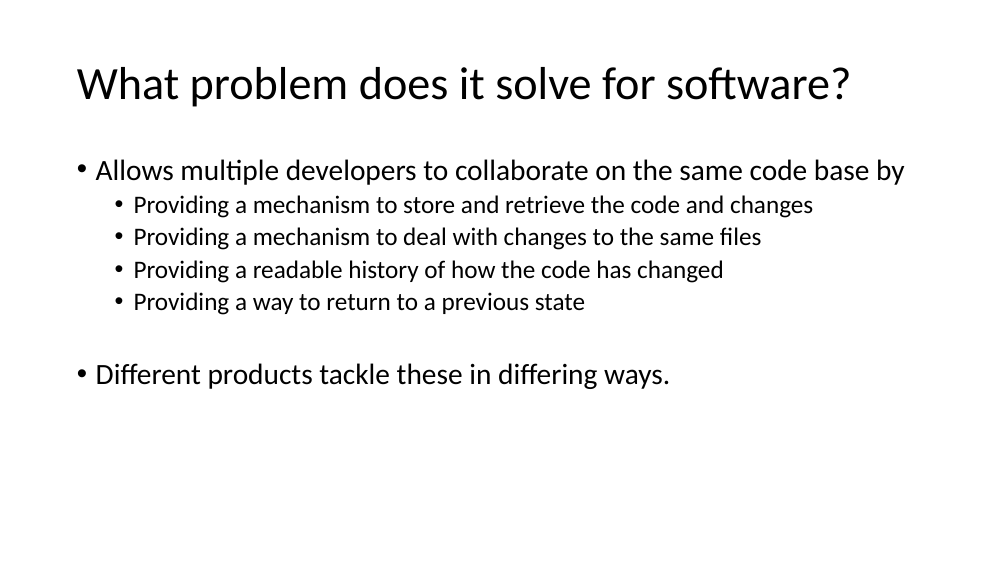
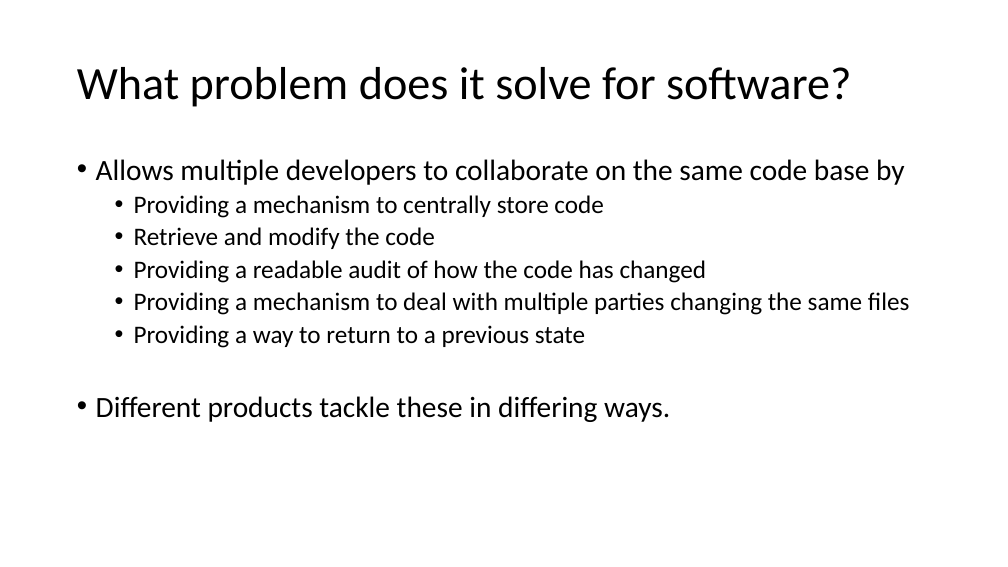
Before and after one commit to milodotnet/bootcamp, a slide deck: slide 5 of SourceControlPresentation.pptx (slide 4 before the commit). Drawn at 1008x567 pixels with LibreOffice and Linux fonts; fonts in the diff are those of the drawing. Boxes give left, top, right and bottom in pixels: in the first picture for what was removed or moved away, otherwise in the second. Text is boxed around its words. In the diff, an @@ line names an element or a change of style, - is before the commit and + after.

Commit message:
refactor some of the content in the history section

```diff
--- a/SourceControlPresentation.pptx
+++ b/SourceControlPresentation.pptx
@@ text at (134, 195, 909, 315): text changed @@
-  • Providing a mechanism to store and retrieve the code and changes
-  • Providing a mechanism to deal with changes to the same files
-  • Providing a readable history of how the code has changed
+  • Providing a mechanism to centrally store code
+  • Retrieve and modify the code
+  • Providing a readable audit of how the code has changed
+  • Providing a mechanism to deal with multiple parties changing the same files
```
Also in this commit, not shown: 3 other slides changed, 4 slides added.
